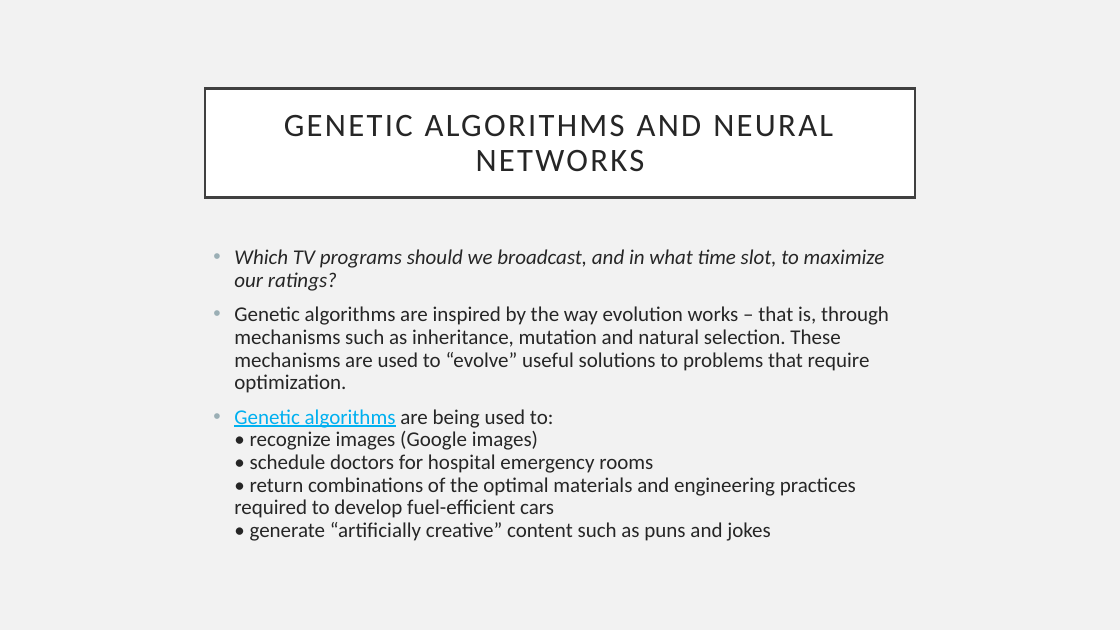
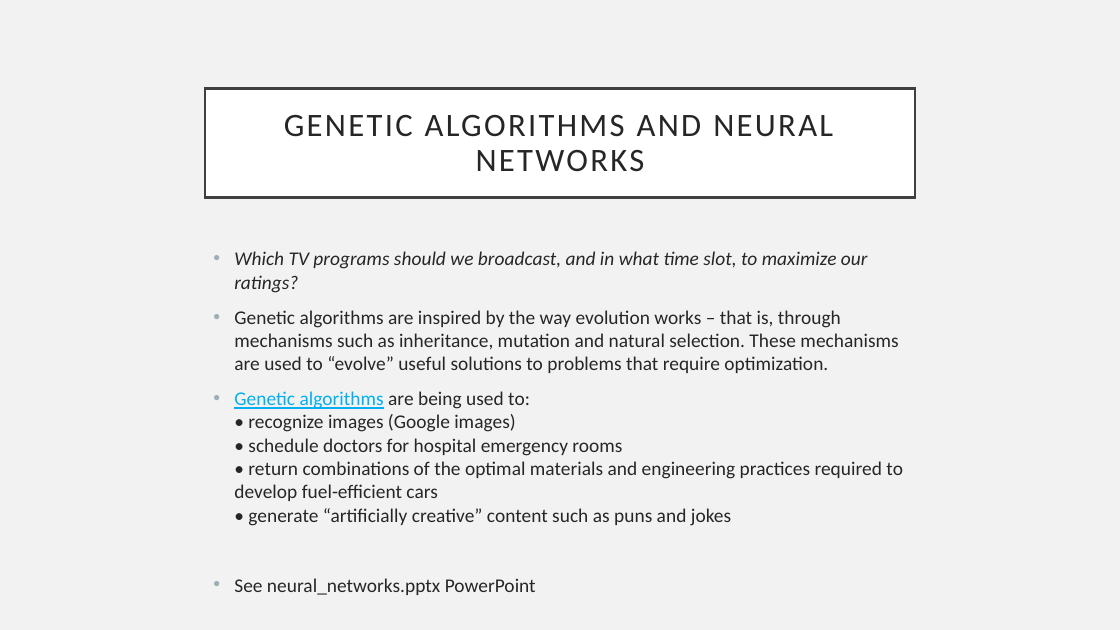
Before and after one commit to mjsale781/bootcampw18, a slide deck: slide 5 of slides/Day_4.pptx. Drawn at 1120x630 pixels with LibreOffice and Linux fonts; fonts in the diff are those of the drawing. Boxes give left, top, right and bottom in pixels: in the first picture for what was removed or moved away, otherwise in the second. Text is boxed around its words. In the diff, an @@ line names an element or a change of style, - is before the commit and + after.

```diff
--- a/slides/Day_4.pptx
+++ b/slides/Day_4.pptx
@@ text at box(234, 251, 903, 526): size 18 to 16.6 pt; line spacing 0.9 to 1 @@
@@ text at box(234, 578, 536, 595): paragraph added @@
+• See neural_networks.pptx PowerPoint
```
Also in this commit, not shown: 6 other slides changed, 3 other files.
